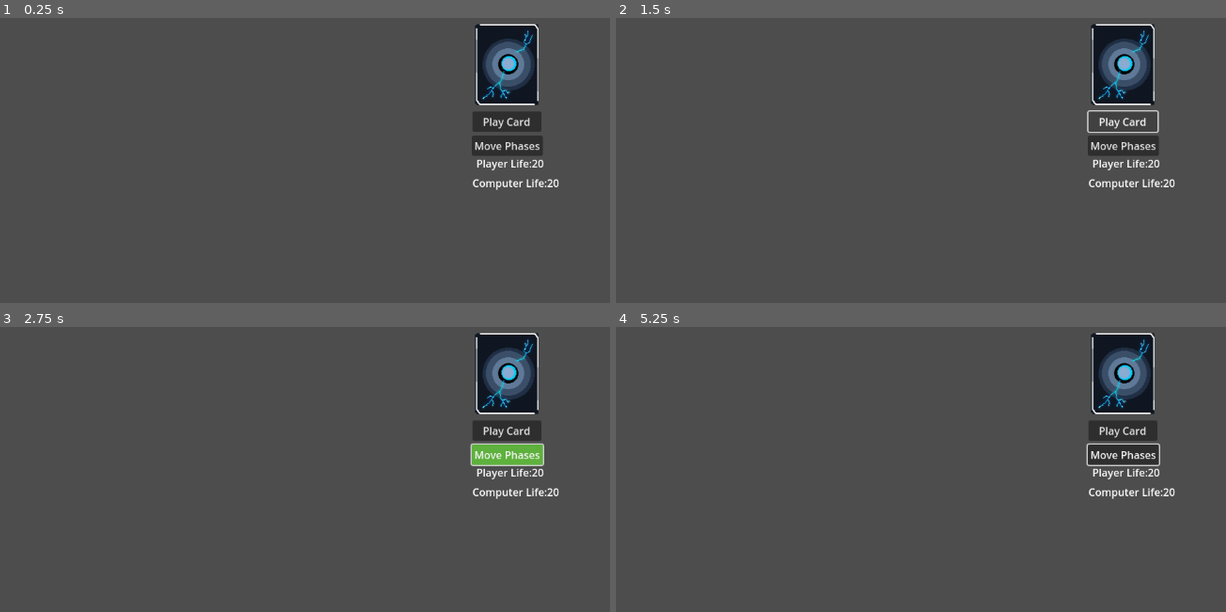
Above: before the commit, frames 1-4 (two rows, left to right).
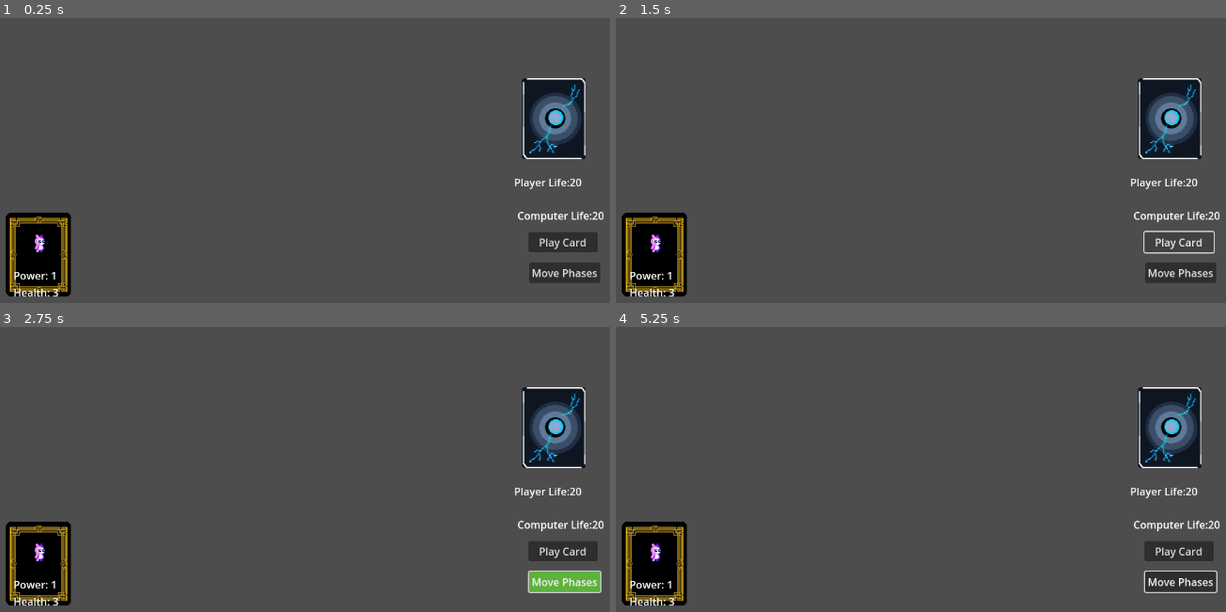
Above: after the commit, the same moments.

Repository: TajTellick/GodotFinal
Game: Godot game, scene res://game_board.tscn
Same seed, same stepped clock (60 frames per second), same inputs: the game is played once before the commit and once after it.
Inputs (mouse positions are in pixels of both pictures, inside the frame that each line leads up to):
- Up to frame 1 (0.25 s): no input
- Up to frame 2 (1.5 s): click "Play Card" at 0.5 s; click "Play Card" at 1.25 s
- Up to frame 3 (2.75 s): click "Move Phases" at 2 s
- Up to frame 4 (5.25 s): click "Move Phases" at 2.75 s; click "Play Card" at 3.5 s; click "Move Phases" at 4.25 s; tap Enter at 5 s; move the mouse to (1018, 384) at 5.02 s; press the mouse at (1018, 384) at 5.03 s

The runs differ from the first frame. In frame 1, 12% of the frame differs, in the area x 0-100%, y 1-98%; in frame 2, 11%; in frame 3, 12%; in frame 4, 12%.

Commit message:
Fixed Card Draw and Properly Displays Hands when drawing

Diff:
--- a/CardGameFinal/deck.gd
+++ b/CardGameFinal/deck.gd
@@ -9,18 +9,18 @@
 
 
 
-
 func _process(delta):
 	if Input.is_action_pressed("mouse_button_left") && mouse_in == 1:
 		displayStats(Global.cardsPlayed)
 	if Input.is_action_pressed("mouse_button_right") && mouse_in == 1&&Global.cardDrawn==0:
+		emit_signal("draw")
 		Global.cardDrawn+=1
 		print("drawing card")
 #eventually will be played when right clicking on deck
 #will push to a text box when setup
 func displayStats(cardsPlayed):
-	print(cardsLeft-Global.turnNumber)
-	print(cardsInHand+Global.turnNumber-cardsPlayed)
+	print(str(cardsLeft-Global.turnNumber) +" cards left")
+	print(str(cardsInHand+Global.turnNumber-cardsPlayed)+ " cards in hand")
 
 
 func _on_area_2d_mouse_shape_exited(shape_idx):
--- a/CardGameFinal/fireball_card.gd
+++ b/CardGameFinal/fireball_card.gd
@@ -17,5 +17,6 @@
 func _on_mouse_shape_exited(shape_idx):
 	mouse_in=0
 func _process(delta):
+	get_node("PowerHealth").text= "Power: " + str(power)
 	if Input.is_action_pressed("mouse_button_left") && mouse_in == 1:
 		Global.selectedCard= numberInHand
--- a/CardGameFinal/fireball_card.tscn
+++ b/CardGameFinal/fireball_card.tscn
@@ -19,10 +19,11 @@
 texture = ExtResource("2_jjpxd")
 
 [node name="PowerHealth" type="Label" parent="."]
-offset_left = 30.0
+offset_left = 14.0
 offset_top = 87.0
-offset_right = 70.0
+offset_right = 91.0
 offset_bottom = 110.0
+autowrap_mode = 3
 
 [node name="Fire-bomb12" type="Sprite2D" parent="."]
 position = Vector2(51, 48)
--- a/CardGameFinal/game_board.gd
+++ b/CardGameFinal/game_board.gd
@@ -5,15 +5,18 @@
 var my_random_number =0
 var deckCheck =1
 var rng = RandomNumberGenerator.new()
-var cardsInHand=[0,1,2,null,null,null,null]
+var cardsInHand=[0,1,2,-1,-1,-1,-1]
 var pinkCard = load("res://hand_card.tscn")
 var ghostCard = load("res://ghost_card.tscn")
 var oozeCard = load("res://ooze_card.tscn")
 var fireballCard = load("res://fireball_card.tscn")
 var lightningCard = load("res://lightning_bolt_card.tscn")
+
 # Called when the node enters the scene tree for the first time.
 func _ready():
-	pass
+	draw()
+	draw()
+	draw()
 
 
 # Called every frame. 'delta' is the elapsed time since the previous frame.
@@ -70,61 +73,73 @@
 	Global.cardsPlayed+=1
 	for i in cardsInHand:
 		if(cardsInHand[i]==card):
-			cardsInHand[i]=null
+			cardsInHand[i]=-1
 			break
 func draw():
-
 	if Global.turnNumber<3:
 		if (my_random_number<=70):
 			addToHand(0)
-			var drawnCard=pinkCard.instance()
-			add_child(drawnCard)
+			var drawnCard0=pinkCard.instantiate()
+			drawnCard0.global_position = Vector2(225,500)
+			add_child(drawnCard0)
 		elif (my_random_number>70):
 			addToHand(1)
-			var drawnCard=oozeCard.instance()
-			add_child(drawnCard)
+			var drawnCard1=oozeCard.instantiate()
+			drawnCard1.global_position = Vector2(325,500)
+			add_child(drawnCard1)
 	elif Global.turnNumber<6:
 		if (my_random_number<=10):
 			addToHand(0)
-			var drawnCard=pinkCard.instance()
-			add_child(drawnCard)
+			var drawnCard0=pinkCard.instantiate()
+			drawnCard0.global_position = Vector2(225,500)
+			add_child(drawnCard0)
 		elif (my_random_number<=50):
 			addToHand(1)
-			var drawnCard=oozeCard.instance()
-			add_child(drawnCard)
+			var drawnCard1=oozeCard.instantiate()
+			drawnCard1.global_position = Vector2(325,500)
+			add_child(drawnCard1)
 		elif (my_random_number>50):
-			addToHand(4)
-			var drawnCard=lightningCard.instance()
-			add_child(drawnCard)
+			addToHand(3)
+			var drawnCard3=lightningCard.instantiate()
+			drawnCard3.global_position = Vector2(425,500)
+			add_child(drawnCard3)
 	elif Global.turnNumber<9:
 		if (my_random_number<=70):
 			addToHand(3)
-			var drawnCard=lightningCard.instance()
-			add_child(drawnCard)
+			var drawnCard3=lightningCard.instantiate()
+			drawnCard3.global_position = Vector2(425,500)
+			add_child(drawnCard3)
 		elif (my_random_number>70):
 			addToHand(2)
-			var drawnCard=ghostCard.instance()
-			add_child(drawnCard)
+			var drawnCard2=ghostCard.instantiate()
+			drawnCard2.global_position = Vector2(525,500)
+			add_child(drawnCard2)
 	else:
 		if (my_random_number<=70):
 			addToHand(2)
-			var drawnCard=ghostCard.instance()
-			add_child(drawnCard)
+			var drawnCard2=ghostCard.instantiate()
+			drawnCard2.global_position = Vector2(525,500)
+			add_child(drawnCard2)
 		elif (my_random_number>70):
 			addToHand(4)
-			var drawnCard=fireballCard.instance()
-			add_child(drawnCard)
+			var drawnCard4=fireballCard.instantiate()
+			drawnCard4.global_position = Vector2(625,500)
+			add_child(drawnCard4)
 func addToHand(newCard):
 	for i in cardsInHand:
-		if(cardsInHand[i]==null):
+		if(cardsInHand[i]==-1):
 			cardsInHand[i]=newCard
 func _on_phase_mover_pressed():
 	movePhases()
 
 
 func _on_play_card_pressed():
-	if (Global.selectedCard!=null):
+	if (Global.selectedCard!=-1):
 		playCard(Global.selectedCard)
-		Global.selectedCard=null
+		Global.selectedCard=-1
 	else:
 		print("No selected Card")
+
+
+func _on_deck_draw():
+	draw()
--- a/CardGameFinal/game_board.tscn
+++ b/CardGameFinal/game_board.tscn
@@ -17,39 +17,40 @@
 script = ExtResource("1_6yoh6")
 
 [node name="Deck" parent="." instance=ExtResource("1_wcbvw")]
-position = Vector2(945, 212)
+position = Vector2(1017, 295)
 
 [node name="PlayerLifeTracker" type="Label" parent="."]
-offset_left = 947.0
-offset_top = 415.0
-offset_right = 1088.0
-offset_bottom = 441.0
+offset_left = 1005.0
+offset_top = 444.0
+offset_right = 1146.0
+offset_bottom = 470.0
 script = ExtResource("4_r00ff")
 
 [node name="CompLifeTracker" type="Label" parent="."]
-offset_left = 941.0
-offset_top = 445.0
-offset_right = 1074.0
-offset_bottom = 468.0
+offset_left = 1010.0
+offset_top = 495.0
+offset_right = 1143.0
+offset_bottom = 518.0
 script = ExtResource("4_b1pbs")
 
 [node name="PlayCard" type="Button" parent="."]
-offset_left = 941.0
-offset_top = 347.0
-offset_right = 1047.0
-offset_bottom = 376.0
+offset_left = 1027.0
+offset_top = 532.0
+offset_right = 1133.0
+offset_bottom = 563.0
 theme = SubResource("Theme_u2oau")
 text = "Play Card"
 
 [node name="PhaseMover" type="Button" parent="."]
-offset_left = 940.0
-offset_top = 384.0
-offset_right = 1049.0
-offset_bottom = 415.0
+offset_left = 1028.0
+offset_top = 579.0
+offset_right = 1137.0
+offset_bottom = 610.0
 theme = SubResource("Theme_arbvv")
 theme_override_styles/hover = SubResource("StyleBoxFlat_tfv4r")
 text = "Move Phases"
 script = ExtResource("3_2vhap")
 
+[connection signal="draw" from="Deck" to="." method="_on_deck_draw"]
 [connection signal="pressed" from="PlayCard" to="." method="_on_play_card_pressed"]
 [connection signal="pressed" from="PhaseMover" to="." method="_on_phase_mover_pressed"]
--- a/CardGameFinal/ghost_card.gd
+++ b/CardGameFinal/ghost_card.gd
@@ -17,5 +17,6 @@
 func _on_mouse_shape_exited(shape_idx):
 	mouse_in=0
 func _process(delta):
+	get_node("PowerHealth").text= "Power: " + str(power) + " Health: " + str(health)
 	if Input.is_action_pressed("mouse_button_left") && mouse_in == 1:
 		Global.selectedCard= numberInHand
--- a/CardGameFinal/ghost_card.tscn
+++ b/CardGameFinal/ghost_card.tscn
@@ -19,10 +19,11 @@
 texture = ExtResource("1_8p33k")
 
 [node name="PowerHealth" type="Label" parent="."]
-offset_left = 30.0
+offset_left = 14.0
 offset_top = 87.0
-offset_right = 70.0
+offset_right = 89.0
 offset_bottom = 110.0
+autowrap_mode = 3
 
 [node name="OwletMonster" type="Sprite2D" parent="."]
 position = Vector2(49, 45)
--- a/CardGameFinal/hand_card.gd
+++ b/CardGameFinal/hand_card.gd
@@ -1,6 +1,6 @@
 extends CharacterBody2D
-var power =3
-var health =1
+var power =1
+var health =3
 var mouse_in =0
 var numberInHand = 0
 func setPower(newPower):
@@ -17,5 +17,6 @@
 func _on_mouse_shape_exited(shape_idx):
 	mouse_in=0
 func _process(delta):
+	get_node("PowerHealth").text= "Power: " + str(power) + " Health: " + str(health)
 	if Input.is_action_pressed("mouse_button_left") && mouse_in == 1:
 		Global.selectedCard= numberInHand
--- a/CardGameFinal/hand_card.tscn
+++ b/CardGameFinal/hand_card.tscn
@@ -19,14 +19,15 @@
 texture = ExtResource("1_5rcf7")
 
 [node name="PinkMonster" type="Sprite2D" parent="."]
-position = Vector2(53, 59)
+position = Vector2(53, 47)
 texture = ExtResource("6_3rpsd")
 
 [node name="PowerHealth" type="Label" parent="."]
-offset_left = 30.0
+offset_left = 12.0
 offset_top = 87.0
-offset_right = 70.0
+offset_right = 90.0
 offset_bottom = 110.0
+autowrap_mode = 3
 
 [connection signal="mouse_shape_entered" from="." to="." method="_on_mouse_shape_entered"]
 [connection signal="mouse_shape_exited" from="." to="." method="_on_mouse_shape_exited"]
--- a/CardGameFinal/lightning_bolt_card.gd
+++ b/CardGameFinal/lightning_bolt_card.gd
@@ -17,5 +17,6 @@
 func _on_mouse_shape_exited(shape_idx):
 	mouse_in=0
 func _process(delta):
+	get_node("PowerHealth").text= "Power: " + str(power)
 	if Input.is_action_pressed("mouse_button_left") && mouse_in == 1:
 		Global.selectedCard= numberInHand
--- a/CardGameFinal/lightning_bolt_card.tscn
+++ b/CardGameFinal/lightning_bolt_card.tscn
@@ -19,10 +19,11 @@
 texture = ExtResource("2_e0clu")
 
 [node name="PowerHealth" type="Label" parent="."]
-offset_left = 30.0
+offset_left = 16.0
 offset_top = 87.0
-offset_right = 70.0
+offset_right = 88.0
 offset_bottom = 110.0
+autowrap_mode = 3
 
 [node name="Lightning2" type="Sprite2D" parent="."]
 position = Vector2(53, 52)
--- a/CardGameFinal/ooze_card.gd
+++ b/CardGameFinal/ooze_card.gd
@@ -17,5 +17,6 @@
 func _on_mouse_shape_exited(shape_idx):
 	mouse_in=0
 func _process(delta):
+	get_node("PowerHealth").text= "Power: " + str(power) + " Health: " + str(health)
 	if Input.is_action_pressed("mouse_button_left") && mouse_in == 1:
 		Global.selectedCard= numberInHand
--- a/CardGameFinal/ooze_card.tscn
+++ b/CardGameFinal/ooze_card.tscn
@@ -19,10 +19,11 @@
 texture = ExtResource("2_ip3jm")
 
 [node name="PowerHealth" type="Label" parent="."]
-offset_left = 30.0
+offset_left = 14.0
 offset_top = 87.0
-offset_right = 70.0
+offset_right = 87.0
 offset_bottom = 110.0
+autowrap_mode = 3
 
 [node name="DudeMonster" type="Sprite2D" parent="."]
 position = Vector2(49, 44)
